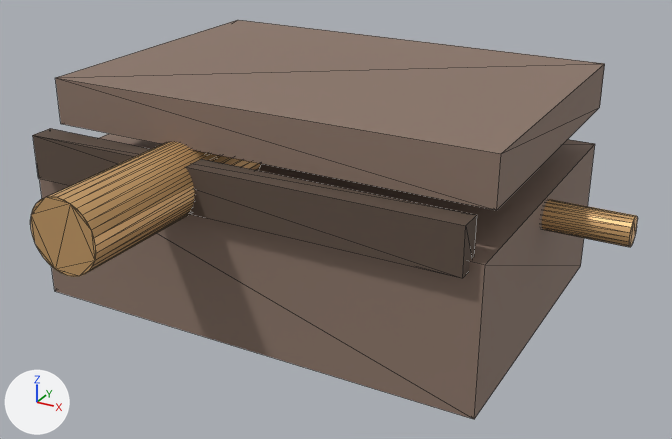
The glTF model assets/models_raw/oddity_0003.glb as it was, and as the next commit left it.
Camera for both pictures: a camera (50 mm lens) standing at (0.341, -0.6, 0.281) and looking at (0.039, -0.052, 0.006). The lights are fixed; the arrows at lower left show +X, +Y and +Z. The older version comes first. Mesh edges are drawn as thin lines. Where no turn or scale is listed for an object, it has been applied to the vertices. Vertices at exactly the same position are counted once.

The first picture shows 'oddity_0003_music_box_base', 'oddity_0003_music_box_crank', 'oddity_0003_music_box_cylinder', 'oddity_0003_music_box_lid', 'oddity_0003_music_box_shadow_gap'.
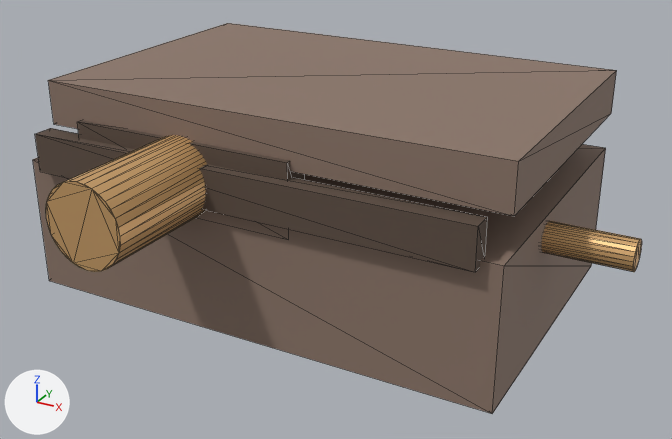
Boxes [x1, y1, x2, y2] around the edits, measured in the pictures (672 x 439 px):
'oddity_0003_music_box_base', moved, rescaled
    before: [39, 134, 595, 419]
    after: [33, 144, 606, 414]
'oddity_0003_music_box_lid', moved, rescaled
    before: [55, 20, 605, 210]
    after: [48, 23, 617, 216]
'oddity_0003_music_box_shadow_gap', moved, rescaled
    before: [33, 128, 477, 278]
    after: [35, 128, 488, 272]
'oddity_0003_music_box_cylinder', moved, rescaled
    before: [31, 142, 261, 277]
    after: [46, 135, 207, 272]
'oddity_0003_music_box_crank', reshaped, moved
    before: [542, 199, 637, 247]
    after: [541, 221, 642, 272]
'oddity_0003_music_box_cylinder_bridge', added (brown)
    after: [77, 120, 305, 181]

What the commit changed:
me_cylinder_001 is used by ob_oddity_0003_music_box_cylinder; location (-0.05, -0.142, 0.045).
me_cylinder_001 had 64 vertices, 124 faces and spanned x -0.026..0.026, y -0.09..0.09, z -0.026..0.026.
me_cylinder_001 now has 64 vertices, 124 faces and spans x -0.03..0.03, y -0.09..0.09, z -0.03..0.03.
me_cylinder_001 part 1: the whole mesh is scaled about its middle by (1.15, 1, 1.15).
me_cylinder_002 is used by ob_oddity_0003_music_box_crank; location (0.205, 0.0, 0.02).
me_cylinder_002 had 40 vertices, 76 faces and spanned x -0.035..0.035, y -0.011..0.011, z -0.011..0.011.
me_cylinder_002 now has 40 vertices, 76 faces and spans x -0.045..0.045, y -0.011..0.011, z -0.011..0.011.
me_cylinder_002 part 2: the whole mesh is multiplied about its middle by the matrix ((1.286, 0.0, 0.0), (0.0, 1.0, 0.0), (0.0, 0.0, 1.0)).
Mesh me_cube_004 is new.
It is a box spanning x -0.09..0.09, y -0.011..0.011, z -0.028..0.028.
It uses material mat_oddity_0003_music_box_dark_mat (brown #5d4d42).
Object 'oddity_0003_music_box_base' (ob_oddity_0003_music_box_base) moves from (0.0, 0.0, -0.02) to (0.0, 0.0, -0.018).
Object 'oddity_0003_music_box_base' (ob_oddity_0003_music_box_base) is rescaled from (0.36, 0.25, 0.11) to (0.38, 0.24, 0.105).
Object 'oddity_0003_music_box_lid' (ob_oddity_0003_music_box_lid) moves from (0.012, 0.0, 0.085) to (0.012, 0.0, 0.082).
Object 'oddity_0003_music_box_lid' (ob_oddity_0003_music_box_lid) is rescaled from (0.34, 0.235, 0.035) to (0.36, 0.23, 0.034).
Object 'oddity_0003_music_box_shadow_gap' (ob_oddity_0003_music_box_shadow_gap) moves from (0.0, -0.126, 0.045) to (0.0, -0.12, 0.045).
Object 'oddity_0003_music_box_shadow_gap' (ob_oddity_0003_music_box_shadow_gap) is rescaled from (0.34, 0.018, 0.034) to (0.35, 0.016, 0.03).
Object 'oddity_0003_music_box_cylinder' (ob_oddity_0003_music_box_cylinder) moves from (-0.05, -0.142, 0.045) to (-0.05, -0.125, 0.045).
Object 'oddity_0003_music_box_crank' (ob_oddity_0003_music_box_crank) moves from (0.205, 0.0, 0.02) to (0.205, -0.032, 0.018).
Object 'oddity_0003_music_box_cylinder_bridge' (ob_oddity_0003_music_box_cylinder_bridge) is new; it shows me_cube_004.
Its location is (-0.05, -0.108, 0.045).
